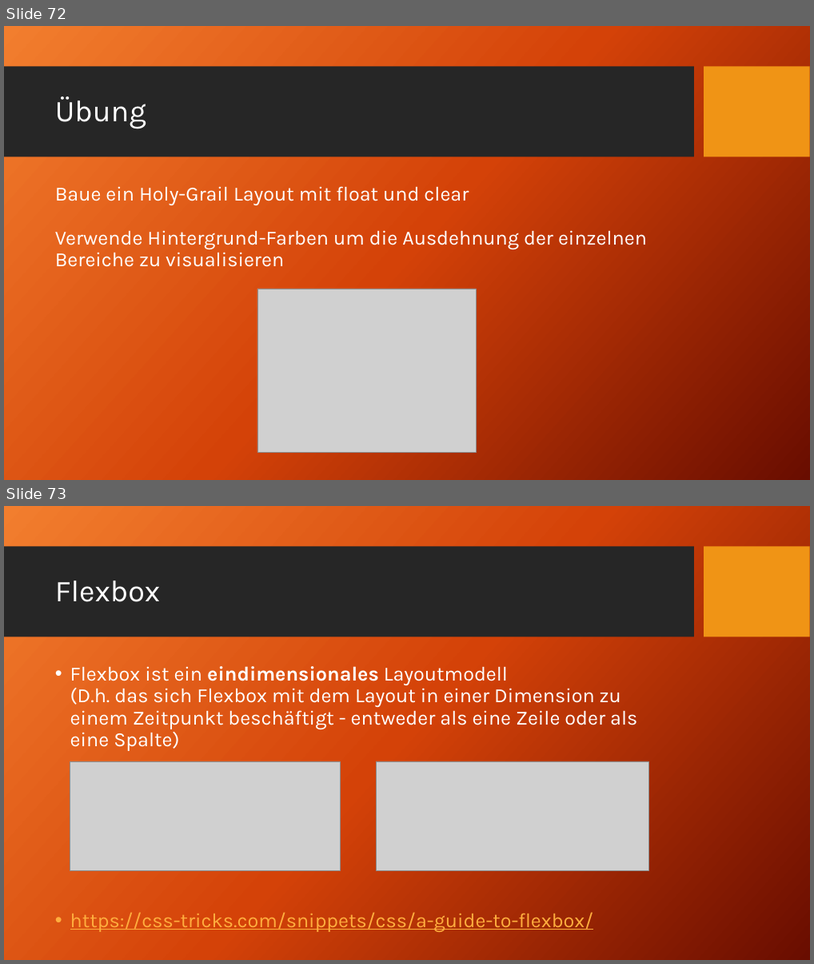
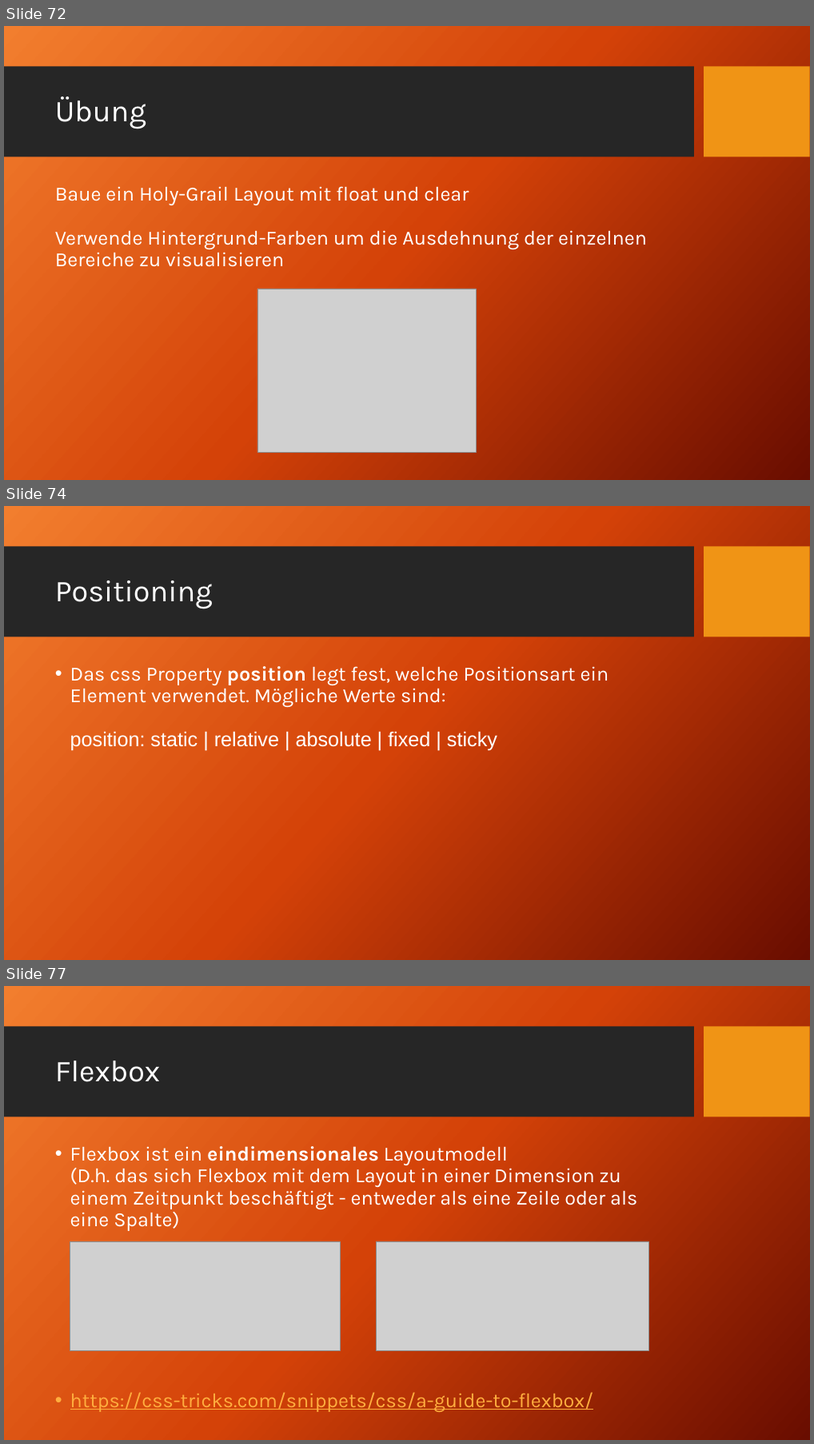
Before and after one commit to TomFrey/htmlCssBasicUebungen, a slide deck: html Schulung.pptx. Shown one above the other, each under a label of ours: slides 72 and 73 before the commit, slides 72, 74 and 77 after it; the slides between them are not shown. The pictures are 814x964 and 814x1444 pixels, drawn with LibreOffice and Linux fonts; fonts in the diff are those of the drawing; grey boxes stand for pictures; background and template pictures are left out. Boxes give left, top, right and bottom in pixels: in the first picture for what was removed or moved away, otherwise in the second. Text is boxed around its words. In the diff, an @@ line names an element or a change of style, - is before the commit and + after.

Commit message:
Neue Slides zur Positionierung

```diff
--- a/html Schulung.pptx
+++ b/html Schulung.pptx
@@ slide 74 added at (x1=4, y1=506, x2=810, y2=960), background picture (left out); not listed: 2 template elements that a slide beside it also shows @@
@@ title added at (x1=55, y1=580, x2=213, y2=608), 36 pt, text #FFFFFF @@
+Positioning
@@ text added at (x1=70, y1=666, x2=610, y2=751), 24 pt, text #FFFFFF @@
+• Das css Property position legt fest, welche Positionsart ein Element verwendet. Mögliche Werte sind:
+  position: static | relative | absolute | fixed | sticky
@@ what was slide 73 is now slide 77 @@
```
Also in this commit, not shown: 3 other slides added.
